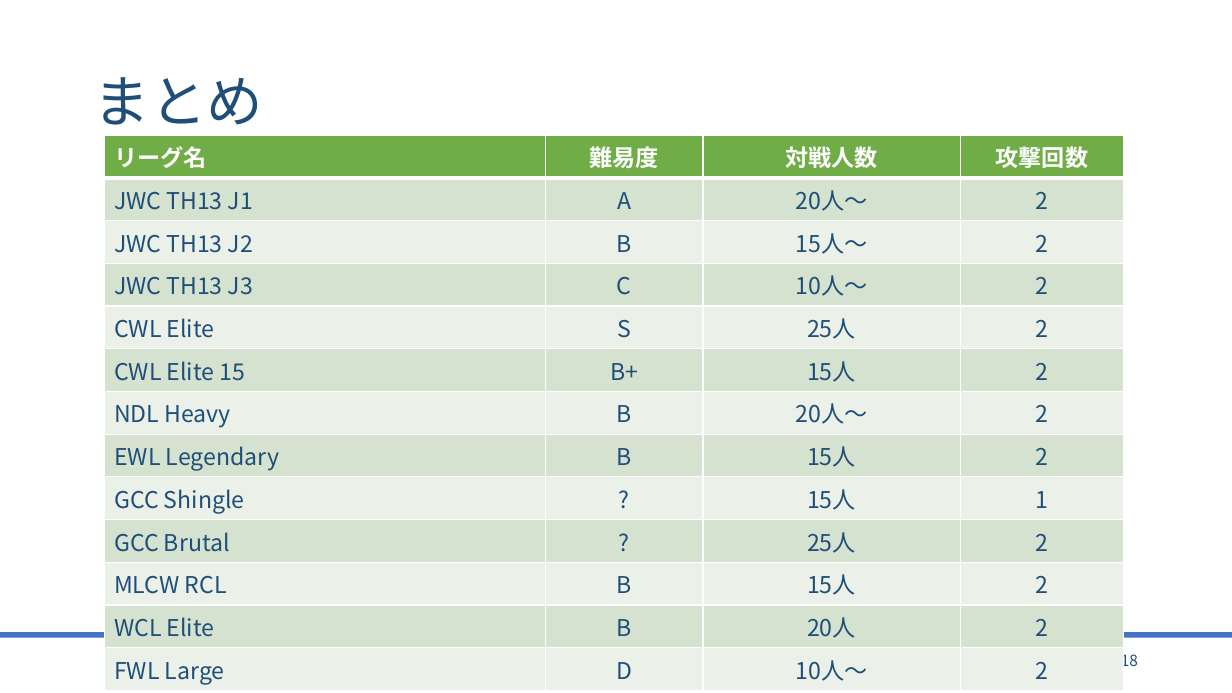
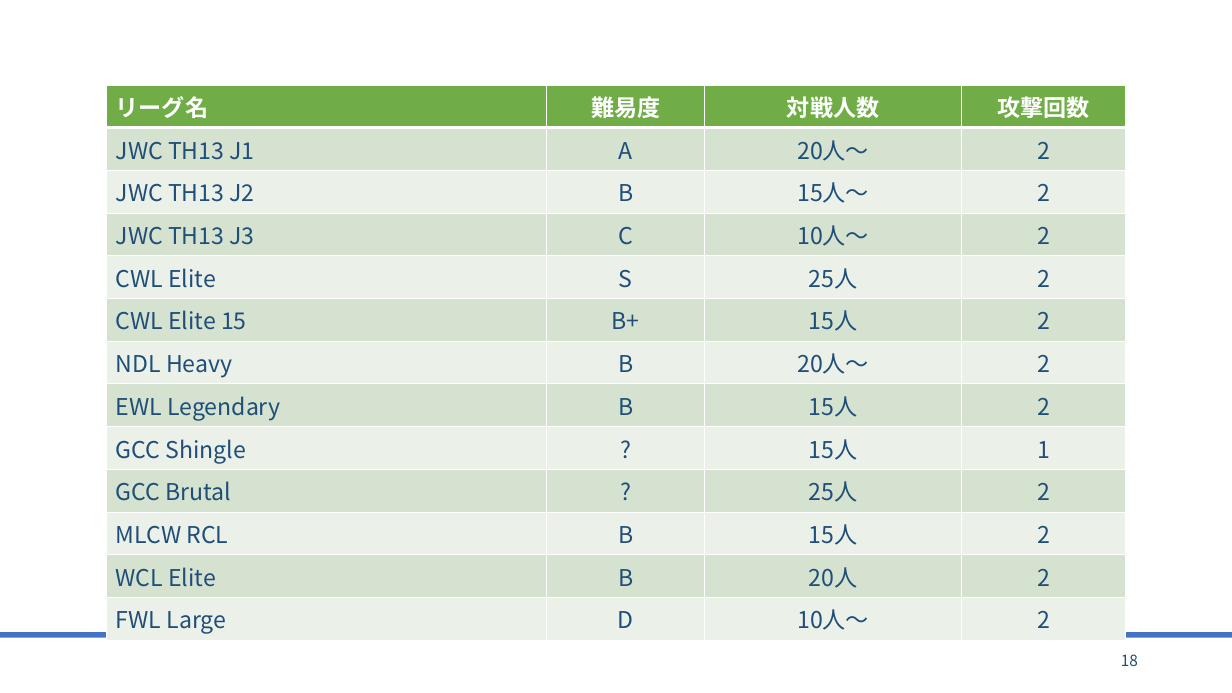
Before and after one commit to bigtreeCoC/documents, a slide deck: slide 18 of リーグ調査.pptx. Drawn at 1232x693 pixels with LibreOffice and Linux fonts; fonts in the diff are those of the drawing. Boxes give left, top, right and bottom in pixels: in the first picture for what was removed or moved away, otherwise in the second. Text is boxed around its words. In the diff, an @@ line names an element or a change of style, - is before the commit and + after.

```diff
--- a/リーグ調査.pptx
+++ b/リーグ調査.pptx
@@ title removed at [94,77,263,137] @@
-まとめ
@@ table: place and size @@
-table at [105,135,1125,688]
+table at [106,85,1126,638]
```
Also in this commit, not shown: 1 slide added, 1 other file.
